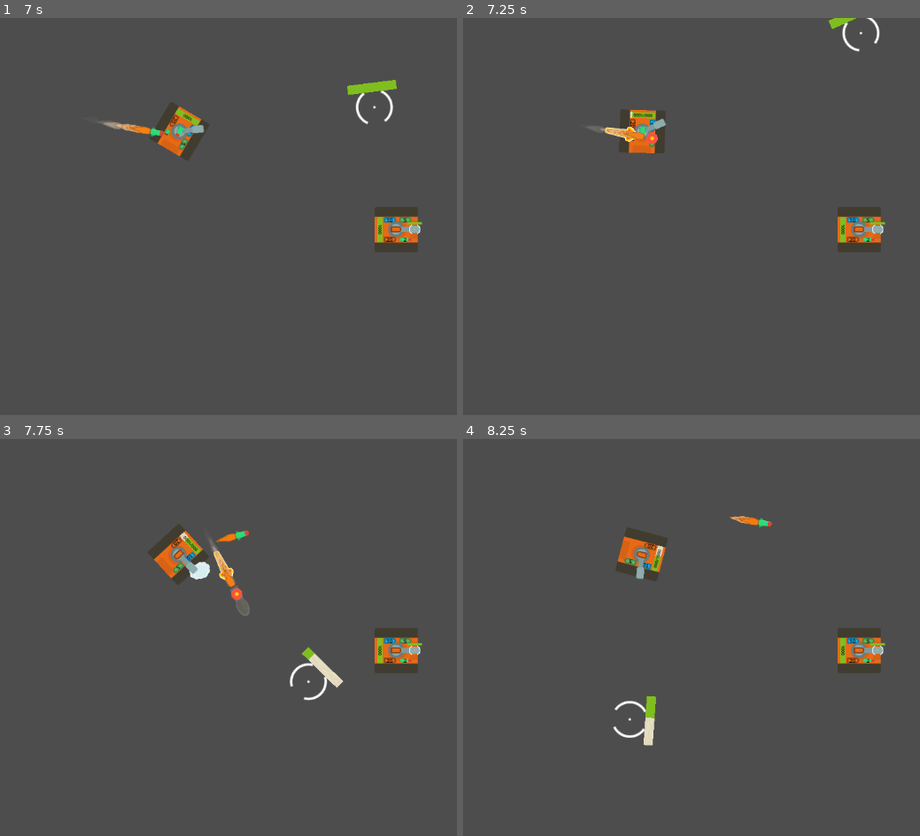
Above: before the commit, frames 1-4 (two rows, left to right).
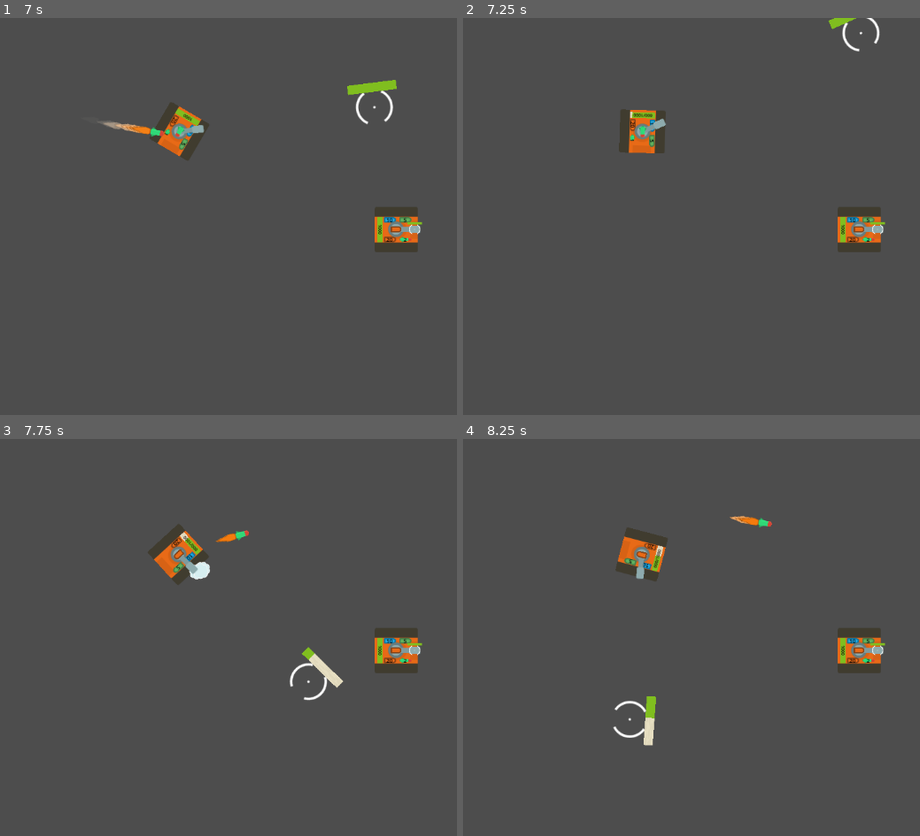
Above: after the commit, the same moments.

Repository: KakCmambnporpawwucmow/tanks_kidz
Game: Godot game, scene res://layers/test.tscn
Same seed, same stepped clock (60 frames per second), same inputs: the game is played once before the commit and once after it.
Inputs (mouse positions are in pixels of both pictures, inside the frame that each line leads up to):
- Up to frame 1 (7 s): tap Enter at 0.5 s; move the mouse to (outside the picture) at 0.52 s; hold E (ammo_ap) 0.53-1.28 s; hold D (rotate_right) 0.53-2.03 s; tap W (move_forward) at 0.77, 1.52, 3.02, 3.77, 4.52, 6.02, 6.77 s; move the mouse to (210, 236) at 1.27 s; tap R (ammo_he) at 1.35 s; move the mouse to (425, 129) at 2.02 s; hold A (rotate_left) 2.03-2.78 s; hold F (ammo_heat) 2.03-2.78 s; move the mouse to (319, 295) at 2.77 s; hold D (rotate_right) 2.78-4.28 s; tap C (ammo_missile) at 2.85 s; move the mouse to (outside the picture) at 3.52 s; press the mouse at (outside the picture) at 3.53 s; move the mouse to (141, 156) at 4.27 s; release the mouse at (141, 156) at 4.28 s; hold A (rotate_left) 4.28-5.03 s; tap E (ammo_ap) at 4.35 s; move the mouse to (388, 216) at 5.02 s; hold D (rotate_right) 5.03-5.78 s; hold R (ammo_he) 5.03-5.78 s; move the mouse to (246, 117) at 5.77 s; hold A (rotate_left) from 5.78 s (still down); tap F (ammo_heat) at 5.85 s; move the mouse to (outside the picture) at 6.52 s; hold C (ammo_missile) from 6.53 s (still down)
- Up to frame 2 (7.25 s): keep holding A (rotate_left); keep holding C (ammo_missile)
- Up to frame 3 (7.75 s): move the mouse to (210, 657) at 7.27 s; release A (rotate_left) at 7.28 s; release C (ammo_missile) at 7.28 s; hold D (rotate_right) from 7.28 s (still down); click (210, 657) at 7.35 s; tap W (move_forward) at 7.52 s
- Up to frame 4 (8.25 s): keep holding D (rotate_right); move the mouse to (888, 550) at 8.02 s; hold E (ammo_ap) from 8.03 s (still down)

Frame 1 is identical in both runs. In frame 2, 0.3% of the frame differs, in the area x 27-43%, y 27-32%; in frame 3, 0.4%, in the area x 45-55%, y 25-45%; in frame 4, nothing differs.
Error after the commit: Trying to return value of type "Nil" from a function whose return type is "int". (res://components/damage_component.gd:11)

Commit message:
ADD
Добавлен компонент нанесения урона для универсализации применения урона игровыми объектами.

Diff:
--- /dev/null
+++ b/components/damage_component.gd
@@ -0,0 +1,26 @@
+extends Node
+
+@export var damage:int = 0
+var _current_damage:int = 0
+var _is_done:bool = false
+
+func _ready() -> void:
+	_current_damage = damage
+
+func execute(health:HealthComponent)->int:
+	return health.take_damage(_current_damage) if _is_done == false else 0
+
+func update(add_value:int, timeout:int = 0):
+	_current_damage += add_value
+	if timeout > 0:
+		$Timer.wait_time = timeout
+		$Timer.start()
+
+func _on_timer_timeout() -> void:
+	_current_damage = damage
+
+func get_current_damage()->int:
+	return _current_damage
+
+func done():
+	_is_done = true
--- /dev/null
+++ b/components/damage_component.tscn
@@ -0,0 +1,11 @@
+[gd_scene load_steps=2 format=3 uid="uid://bg11jx8tfrmoe"]
+
+[ext_resource type="Script" uid="uid://d0yxcr6keb7e5" path="res://components/damage_component.gd" id="1_k5ofo"]
+
+[node name="DamageComponent" type="Node2D"]
+script = ExtResource("1_k5ofo")
+
+[node name="Timer" type="Timer" parent="."]
+one_shot = true
+
+[connection signal="timeout" from="Timer" to="." method="_on_timer_timeout"]
--- a/entities/projectiles/ap_round.tscn
+++ b/entities/projectiles/ap_round.tscn
@@ -5,9 +5,13 @@
 
 [node name="Projectile" instance=ExtResource("1_77q60")]
 initial_speed = 500.0
+min_speed = 100
 armor_penetration = 6
 
 [node name="view" parent="." index="2"]
 position = Vector2(-4.0000005, 0)
 scale = Vector2(0.7058824, 0.8)
 texture = ExtResource("2_dri8i")
+
+[node name="DamageComponent" parent="." index="7"]
+damage = 100
--- a/entities/projectiles/he_round.tscn
+++ b/entities/projectiles/he_round.tscn
@@ -12,3 +12,6 @@
 position = Vector2(-4.0000005, 4.172325e-07)
 scale = Vector2(0.7058823, 0.8)
 texture = ExtResource("2_ns17x")
+
+[node name="DamageComponent" parent="." index="7"]
+damage = 300
--- a/entities/projectiles/heat_round.tscn
+++ b/entities/projectiles/heat_round.tscn
@@ -5,10 +5,13 @@
 
 [node name="Projectile" instance=ExtResource("1_7wrv0")]
 initial_speed = 400.0
-damage = 50
+damage = 500
 armor_penetration = 9
 
 [node name="view" parent="." index="2"]
 position = Vector2(-4.0000005, 0)
 scale = Vector2(0.7058824, 0.8)
 texture = ExtResource("2_v2ry8")
+
+[node name="DamageComponent" parent="." index="7"]
+damage = 500
--- a/entities/projectiles/missile.tscn
+++ b/entities/projectiles/missile.tscn
@@ -66,4 +66,7 @@
 one_shot = true
 autostart = true
 
+[node name="DamageComponent" parent="." index="10"]
+damage = 400
+
 [connection signal="timeout" from="Timer" to="." method="_on_timer_timeout"]
--- a/entities/projectiles/projectile.gd
+++ b/entities/projectiles/projectile.gd
@@ -4,7 +4,6 @@
 
 @export_group("Projectile Settings")
 @export var initial_speed: float = 300.0
-@export var damage:int = 100
 @export var min_speed:int = 100
 @export var armor_penetration:int = 50
 
@@ -19,7 +18,7 @@
 	linear_velocity = Vector2.ZERO
 	$view.visible = false
 	if _damage > 0:
-		$PenetrationMarker/Label.text = str(damage)
+		$PenetrationMarker/Label.text = str($DamageComponent.get_current_damage())
 		$AnimationPlayer.play("penetracion")
 	else:
 		queue_free()
@@ -36,9 +35,8 @@
 		if body_shape_owner_id != -1:
 			var body_shape = body.shape_owner_get_owner(body_shape_owner_id).shape
 			if body_shape is RectangleShape2D and armor_penetration >= min(body_shape.size.x, body_shape.size.y):
-				body.health_component.take_damage(damage)
+				var damage = $DamageComponent.execute(body.health_component)
 				on_death(damage)
 			else:
 				$AnimationPlayer.play("ricoshet")
-			damage = 0
-			armor_penetration = 0
+			$DamageComponent.done()
--- a/entities/projectiles/projectile.tscn
+++ b/entities/projectiles/projectile.tscn
@@ -6,6 +6,7 @@
 [ext_resource type="Texture2D" uid="uid://bqr440kq7u377" path="res://assets/graphics/projectiles/tank_bulletFly6.png" id="4_k64t1"]
 [ext_resource type="Texture2D" uid="uid://dgl7l0bkqvwfp" path="res://assets/graphics/ui/tank_arrowFull.png" id="4_n3d54"]
 [ext_resource type="Texture2D" uid="uid://dpnjrrobrx5kl" path="res://assets/graphics/effects/tank_explosion2.png" id="6_k64t1"]
+[ext_resource type="PackedScene" uid="uid://bg11jx8tfrmoe" path="res://components/damage_component.tscn" id="7_nyema"]
 
 [sub_resource type="PhysicsMaterial" id="PhysicsMaterial_yjiti"]
 bounce = 1.0
@@ -241,6 +242,10 @@
 contact_monitor = true
 max_contacts_reported = 1
 script = ExtResource("1_2utaj")
+initial_speed = null
+damage = null
+min_speed = null
+armor_penetration = null
 
 [node name="CollisionShape2D" type="CollisionShape2D" parent="."]
 shape = SubResource("CapsuleShape2D_k64t1")
@@ -290,6 +295,8 @@
 scale = Vector2(0.1, 0.1)
 texture = ExtResource("6_k64t1")
 
+[node name="DamageComponent" parent="." instance=ExtResource("7_nyema")]
+
 [connection signal="body_shape_entered" from="." to="." method="_on_body_shape_entered"]
 [connection signal="screen_exited" from="VisibleOnScreenNotifier2D" to="." method="_on_visible_on_screen_notifier_2d_screen_exited"]
 [connection signal="animation_finished" from="AnimationPlayer" to="." method="_on_animation_player_animation_finished"]
Not shown, added: components/damage_component.gd.uid
Not shown: 1 places in entities/projectiles/projectile.tscn that only renumber resources
